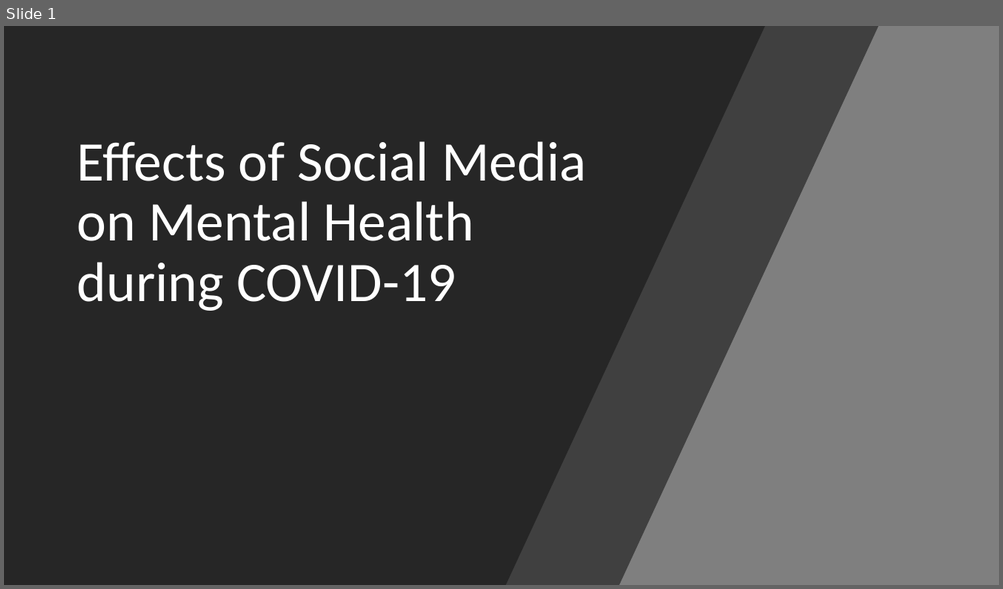
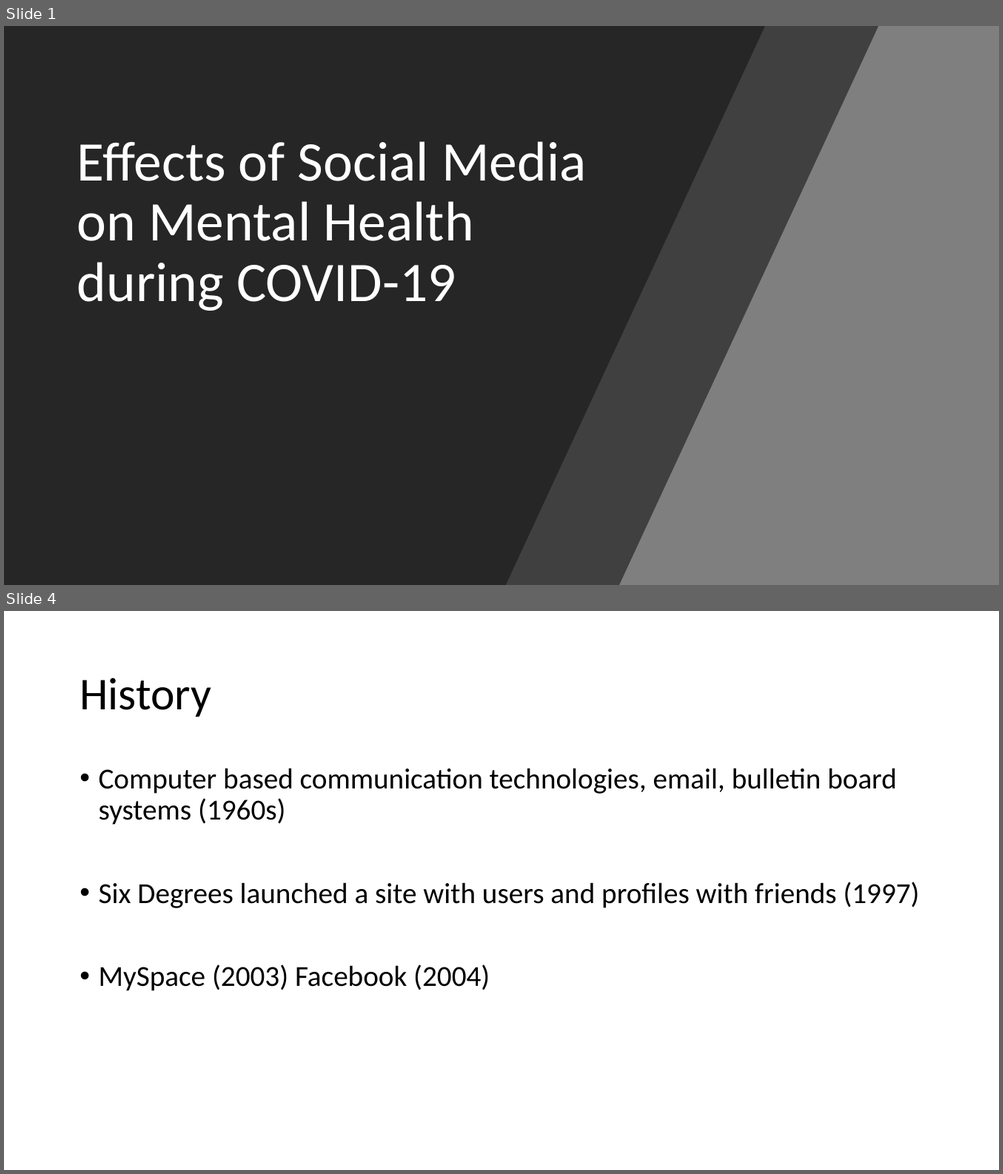
Before and after one commit to Millhouse32/ResearchMethology, a slide deck: Literature-Review/Litature-Review-Slides.pptx. Shown one above the other, each under a label of ours: slide 1 before the commit, slides 1 and 4 after it; the slides between them are not shown. The pictures are 1003x589 and 1003x1174 pixels, drawn with LibreOffice and Linux fonts; fonts in the diff are those of the drawing. Boxes give left, top, right and bottom in pixels: in the first picture for what was removed or moved away, otherwise in the second. Text is boxed around its words. In the diff, an @@ line names an element or a change of style, - is before the commit and + after.

Commit message:
Add history to slides

```diff
--- a/Literature-Review/Litature-Review-Slides.pptx
+++ b/Literature-Review/Litature-Review-Slides.pptx
@@ slide 4 added at box(4, 611, 999, 1170), background #FFFFFF @@
@@ title added at box(79, 678, 211, 717), 44 pt, text #000000 @@
+History
@@ text added at box(99, 768, 919, 991), 28 pt, text #000000 @@
+• Computer based communication technologies, email, bulletin board systems (1960s)
+• Six Degrees launched a site with users and profiles with friends (1997)
+• MySpace (2003) Facebook (2004)
```
Also in this commit, not shown: 2 slides changed, 1 other slide added.
